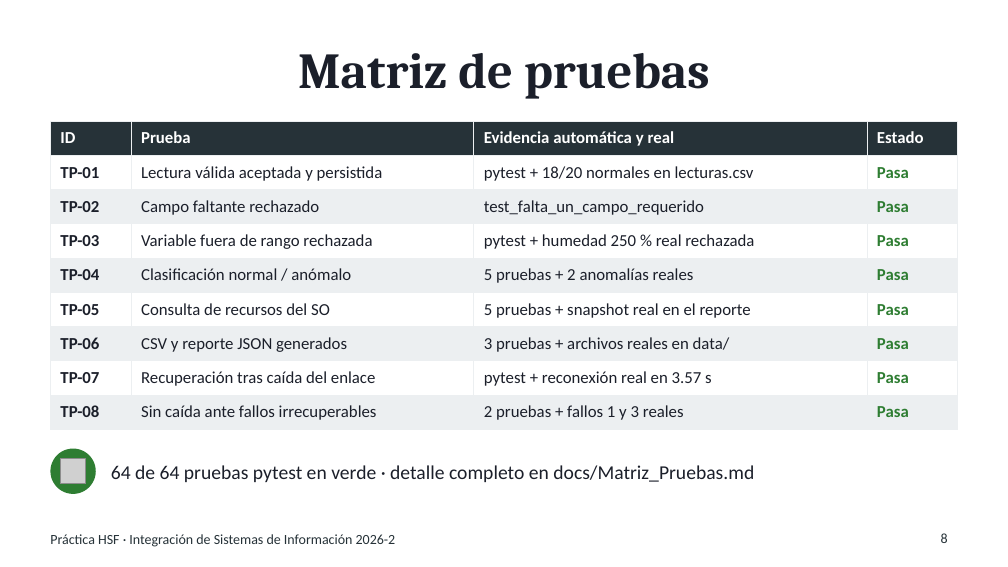
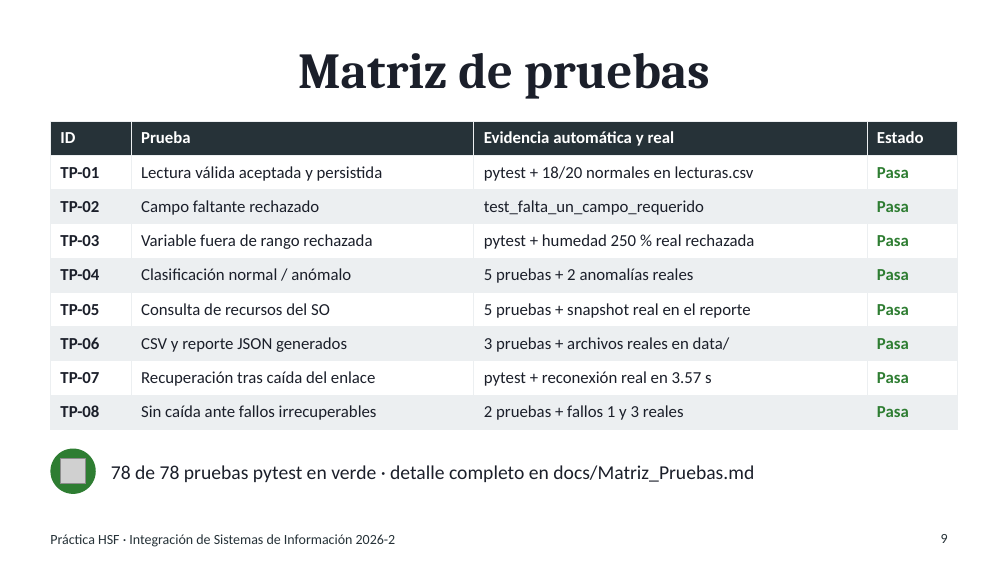
Before and after one commit to Facabore/practica-hsf-segundo-corte, a slide deck: slide 9 of docs/Diapositivas_Video_SegundoCorte.pptx (slide 8 before the commit). Drawn at 1008x567 pixels with LibreOffice and Linux fonts; fonts in the diff are those of the drawing; grey boxes stand for pictures. Boxes give left, top, right and bottom in pixels: in the first picture for what was removed or moved away, otherwise in the second. Text is boxed around its words. In the diff, an @@ line names an element or a change of style, - is before the commit and + after.

Commit message:
docs: document the multi-device demo, new slide and test count 78

```diff
--- a/docs/Diapositivas_Video_SegundoCorte.pptx
+++ b/docs/Diapositivas_Video_SegundoCorte.pptx
@@ text at (111,465,754,482): text changed @@
-64 de 64 pruebas pytest en verde · detalle completo en docs/Matriz_Pruebas.md
+78 de 78 pruebas pytest en verde · detalle completo en docs/Matriz_Pruebas.md
@@ page number at (941,534,948,543): text changed @@
-8
+9
```
Also in this commit, not shown: 5 other slides changed, 1 slide added, 8 other files.
